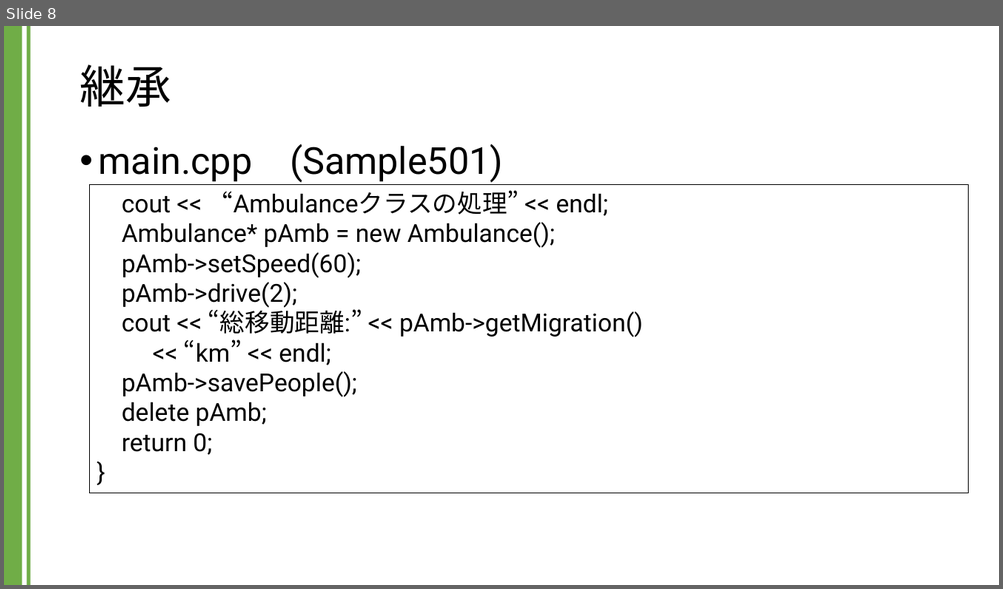
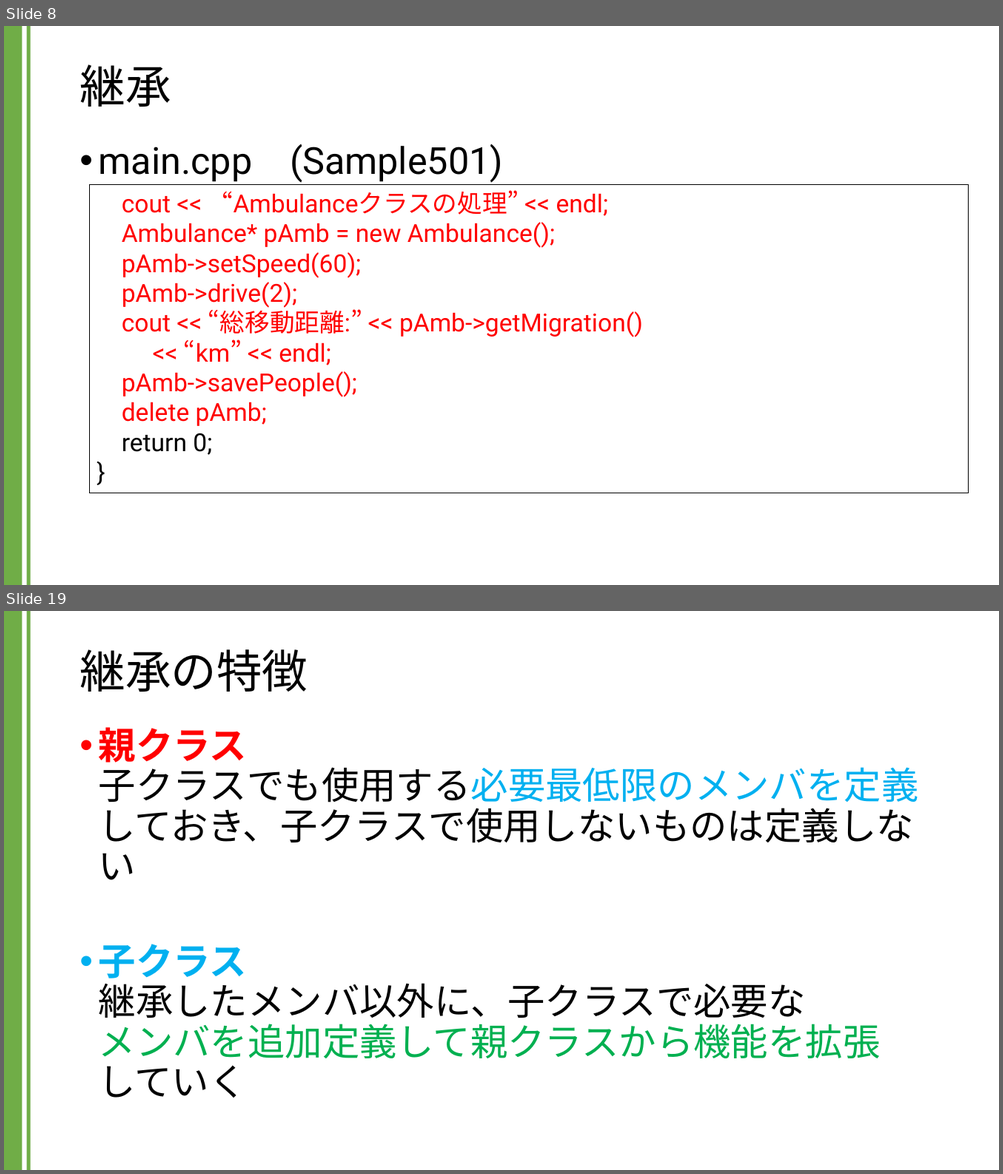
Before and after one commit to kic-murata/cpp2024, a slide deck: 授業資料/講義資料：継承とポリモーフィズム.pptx. Shown one above the other, each under a label of ours: slide 8 before the commit, slides 8 and 19 after it; the slides between them are not shown. The pictures are 1003x589 and 1003x1174 pixels, drawn with LibreOffice and Linux fonts; fonts in the diff are those of the drawing. Boxes give left, top, right and bottom in pixels: in the first picture for what was removed or moved away, otherwise in the second. Text is boxed around its words. In the diff, an @@ line names an element or a change of style, - is before the commit and + after.

```diff
--- a/授業資料/講義資料：継承とポリモーフィズム.pptx
+++ b/授業資料/講義資料：継承とポリモーフィズム.pptx
@@ slide 19 added at [4, 611, 999, 1170], background #FFFFFF; not listed: 2 template elements that a slide beside it also shows @@
@@ title added at [79, 649, 307, 692], 44 pt, text #000000 @@
+継承の特徴
@@ text added at [99, 727, 919, 1098], 36 pt, text #000000 @@
+• 親クラス
+  子クラスでも使用する必要最低限のメンバを定義しておき、子クラスで使用しないものは定義しない
+• 子クラス
+  継承したメンバ以外に、子クラスで必要な
+  メンバを追加定義して親クラスから機能を拡張
+  していく
@@ slide 8 changed as well @@
@@ text in rectangle at [122, 190, 643, 455]: text colour #000000 to #FF0000 @@
```
Also in this commit, not shown: 1 other slide changed, 14 other slides added.
